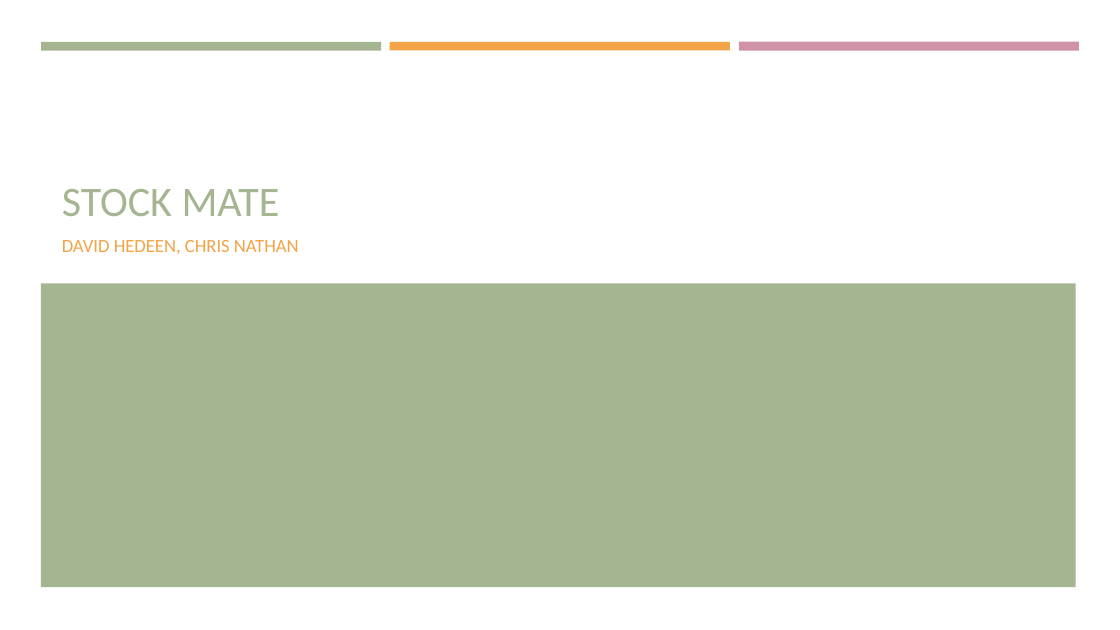
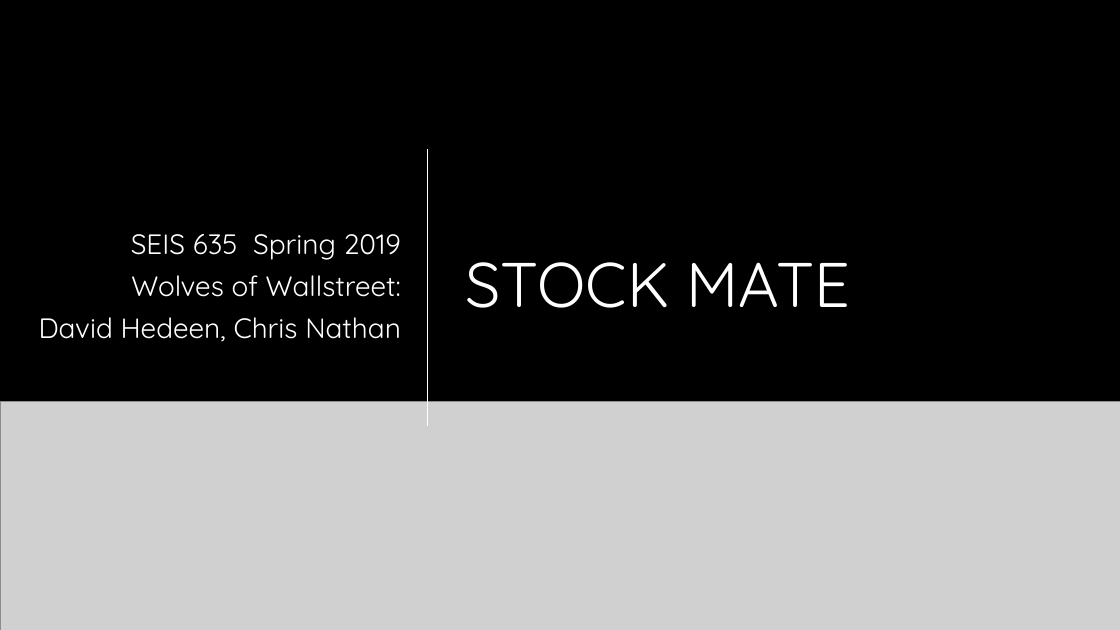
Before and after one commit to hedeen/tp_2_stockmate, a slide deck: slide 1 of tp_2_stockmate/documentation/TP_2_2_Presentation_StockMate.pptx. Drawn at 1120x630 pixels with LibreOffice and Linux fonts; fonts in the diff are those of the drawing; grey boxes stand for pictures; background and template pictures are left out. Boxes give left, top, right and bottom in pixels: in the first picture for what was removed or moved away, otherwise in the second. Text is boxed around its words. In the diff, an @@ line names an element or a change of style, - is before the commit and + after.

Commit message:
updated powerpoint: includes uml diagram, updated background, formatting

```diff
--- a/tp_2_stockmate/documentation/TP_2_2_Presentation_StockMate.pptx
+++ b/tp_2_stockmate/documentation/TP_2_2_Presentation_StockMate.pptx
@@ background #FFFFFF to #000000 @@
@@ rectangle removed at [41,42,381,50] @@
@@ rectangle removed at [390,42,730,50] @@
@@ rectangle removed at [739,42,1079,51] @@
@@ subtitle "SEIS 635 Spring 2019" at [39,234,401,342]: vertical alignment top to middle @@
@@ title "STOCK MATE": place and size @@
-title "STOCK MATE" at [62,189,280,216]
+title "STOCK MATE" at [466,262,851,308]
@@ title "STOCK MATE" at [466,262,851,308]: size 36 to 54 pt, font Calibri to Quicksand, text colour #A5B592 to #FFFFFF; line spacing 1 to 0.9; vertical alignment bottom to middle @@
@@ line added from (428, 149) to (428, 426), #FFFFFF 1.25 pt @@
@@ subtitle at [39,234,401,342]: text changed; size 16 to 24 pt; font Calibri to Quicksand; text colour #F3A447 to #FFFFFF @@
-DAVID HEDEEN, CHRIS NATHAN
+SEIS 635 Spring 2019
+Wolves of Wallstreet:
+David Hedeen, Chris Nathan
@@ rectangle removed at [41,283,1076,586] @@
@@ picture added at [0,402,1120,630] @@
```
Also in this commit, not shown: 5 other slides changed, 3 slides added, 1 slide removed.
